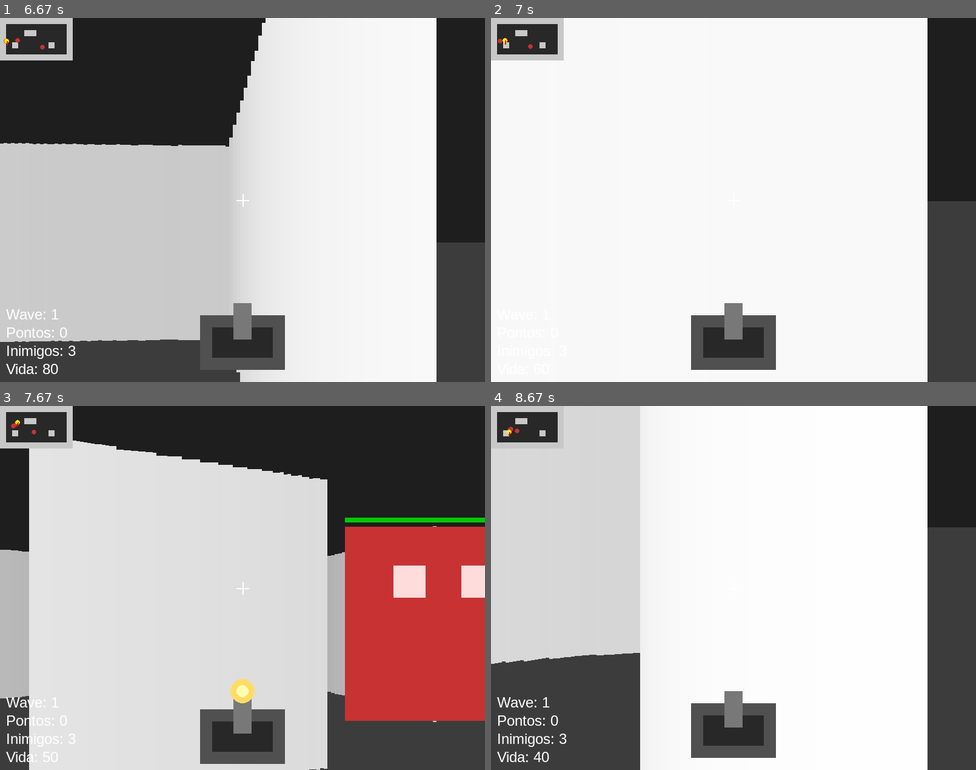
Above: before the commit, frames 1-4 (two rows, left to right).
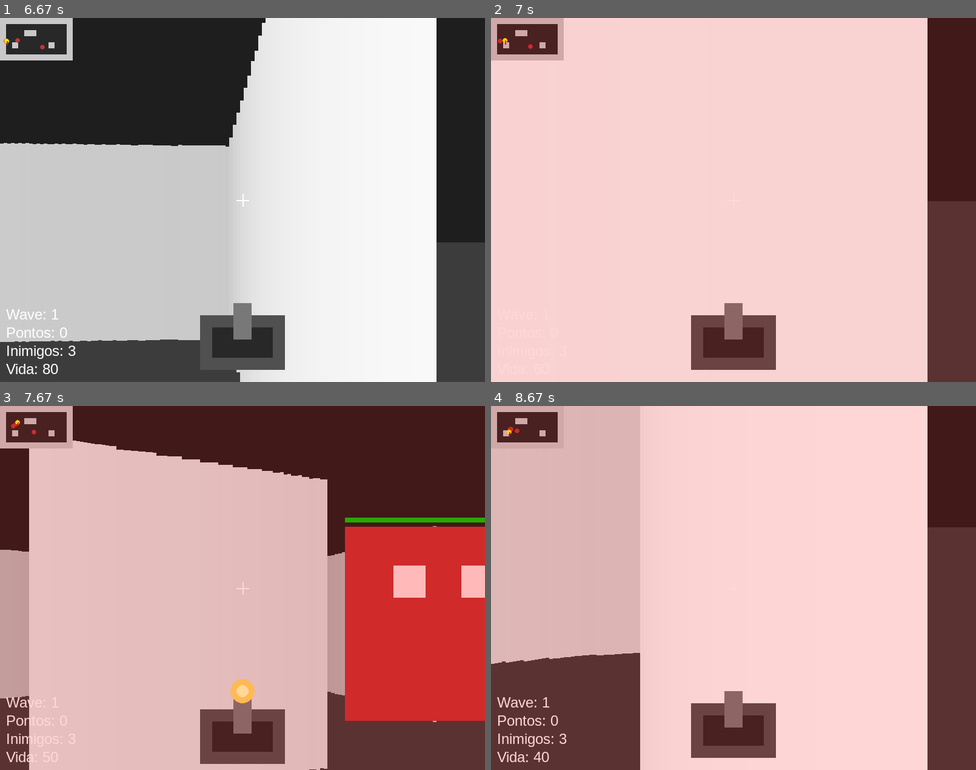
Above: after the commit, the same moments.

Repository: PDR181/mini-doom-pygame
Game: pygame game, started from main.py
Same seed, same stepped clock (60 frames per second), same inputs: the game is played once before the commit and once after it.
Inputs (mouse positions are in pixels of both pictures, inside the frame that each line leads up to):
- Up to frame 1 (6.67 s): hold D 0.33-0.8 s; move the mouse to (223, 214) at 0.37 s; hold W 0.83-1.13 s; move the mouse to (111, 210) at 0.87 s; hold D 1.17-1.63 s; move the mouse to (145, 68) at 1.2 s; hold A 1.67-2.2 s; move the mouse to (87, 130) at 1.7 s; hold S 2.23-2.53 s; move the mouse to (397, 76) at 2.27 s; hold A 2.57-2.97 s; move the mouse to (106, 258) at 2.6 s; hold W 3-3.37 s; move the mouse to (155, 331) at 3.03 s; hold D 3.4-4.03 s; move the mouse to (179, 141) at 3.43 s; press the mouse at (150, 112) at 4.1 s; move the mouse to (242, 218) at 4.2 s; move the mouse to (329, 320) at 4.3 s; release the mouse at (329, 320) at 4.33 s; hold S 4.4-4.77 s; click (97, 72) at 4.48 s; hold A 4.8-5.27 s; click (232, 243) at 4.88 s; hold D 5.3-5.77 s; click (194, 218) at 5.38 s; hold W 5.8-6.1 s; click (412, 68) at 5.88 s; hold D 6.13-6.6 s; click (329, 98) at 6.22 s; hold A from 6.63 s (still down)
- Up to frame 2 (7 s): keep holding A; click (791, 167) at 6.72 s
- Up to frame 3 (7.67 s): release A at 7.17 s; hold S 7.2-7.5 s; click (218, 682) at 7.28 s; hold A from 7.53 s (still down); click (397, 518) at 7.62 s
- Up to frame 4 (8.67 s): release A at 7.93 s; hold W 7.97-8.33 s; click (791, 504) at 8.05 s; hold D from 8.37 s (still down); click (859, 682) at 8.45 s

Frame 1 is identical in both runs. In frame 2, 100% of the frame differs, in the area x 0-100%, y 0-100%; in frame 3, 85%; in frame 4, 99%.

Commit message:
feat: adicionado feedback visual de dano

Diff:
--- a/main.py
+++ b/main.py
@@ -26,6 +26,7 @@
 mouse_sensitivity = 0.003
 player_health = 100
 score = 0
+damage_flash = 0
 
 TILE_SIZE = 50
 
@@ -159,7 +160,7 @@
                 break
 
 def move_enemies():
-    global player_health
+    global player_health, damage_flash
 
     for enemy in enemies:
         if not enemy["alive"]:
@@ -187,6 +188,7 @@
 
         if distance < 25 and enemy["cooldown"] == 0:
             player_health -= enemy["damage"]
+            damage_flash = 10
             enemy["cooldown"] = 30
 
 def choose_enemy_type():
@@ -445,7 +447,7 @@
 
 def reset_game():
     global player_x, player_y, player_angle, player_pitch
-    global player_health, score
+    global player_health, score, damage_flash
     global shooting, shoot_timer
     global spawn_timer, SPAWN_INTERVAL
     global wave, wave_timer
@@ -458,6 +460,7 @@
 
     player_health = 100
     score = 0
+    damage_flash = 0
 
     shooting = False
     shoot_timer = 0
@@ -536,6 +539,9 @@
         if shoot_timer <= 0:
             shooting = False
 
+    if damage_flash > 0:
+        damage_flash -= 1
+
     horizon_offset = int(player_pitch * 200)
     horizon_y = HEIGHT // 2 + horizon_offset
 
@@ -551,6 +557,12 @@
     draw_weapon()
     draw_hud()
 
+    if damage_flash > 0:
+        overlay = pygame.Surface((WIDTH, HEIGHT))
+        overlay.set_alpha(40)
+        overlay.fill((255, 0, 0))
+        screen.blit(overlay, (0, 0))
+
     if player_health <= 0:
         game_over_text = font.render("GAME OVER", True, (255, 50, 50))
         restart_text = font.render("Pressione R para reiniciar", True, (255, 255, 255))
